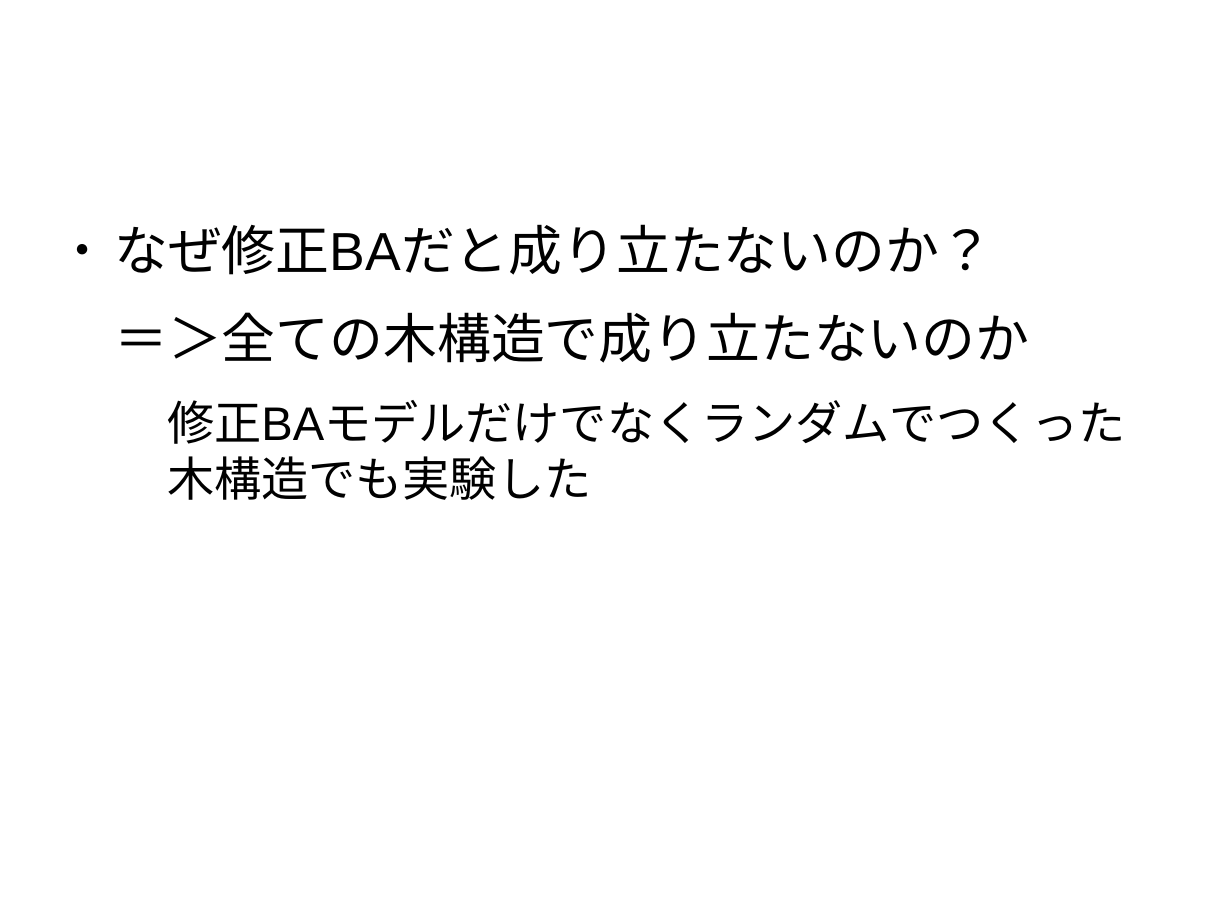
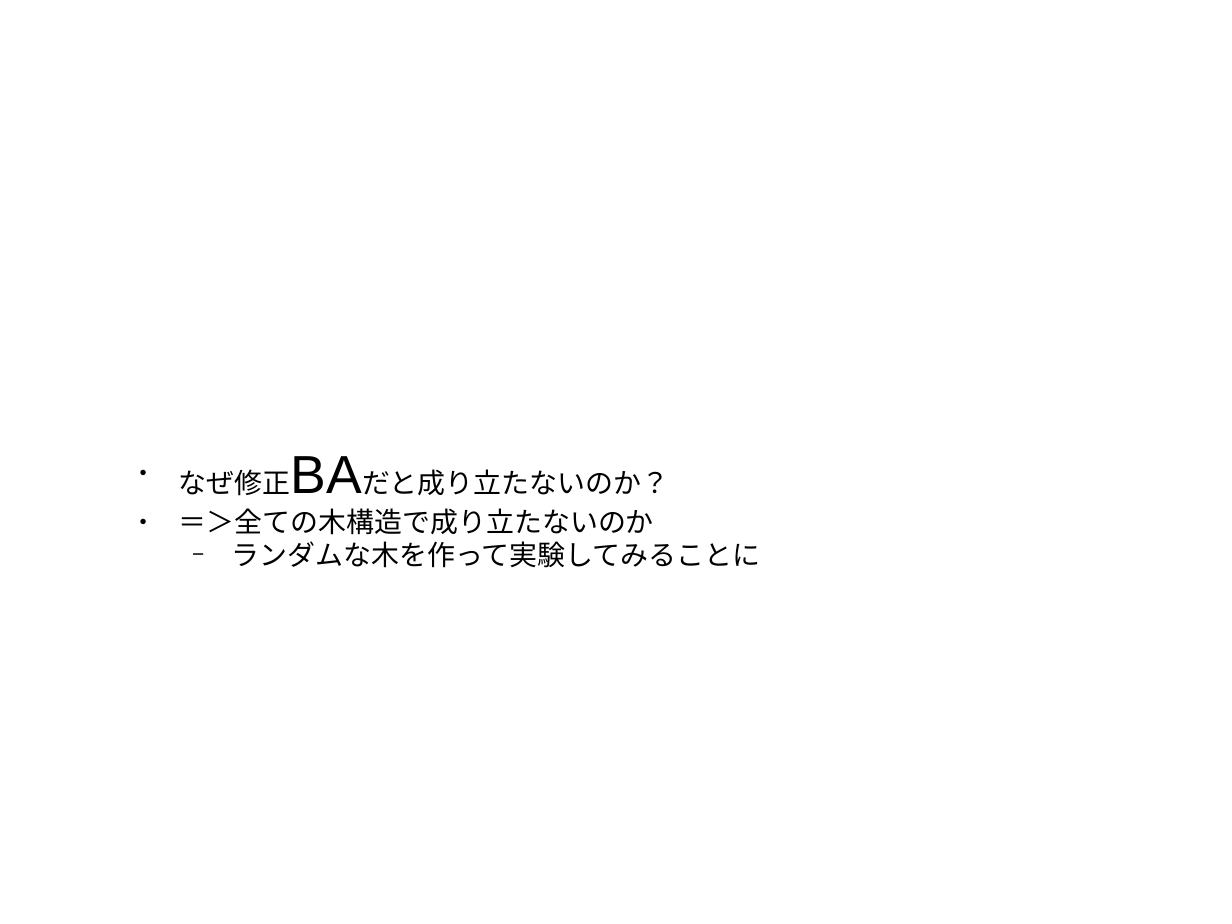
Before and after one commit to awesomest/NetWork_g-2015, a slide deck: slide 43 of 中間発表.odp (slide 39 before the commit). Drawn at 1232x924 pixels with LibreOffice and Linux fonts; fonts in the diff are those of the drawing; background and template pictures are left out. Boxes give left, top, right and bottom in pixels: in the first picture for what was removed or moved away, otherwise in the second. Text is boxed around its words. In the diff, an @@ line names an element or a change of style, - is before the commit and + after.

```diff
--- a/中間発表.odp
+++ b/中間発表.odp
@@ text "なぜ修正BAだと成り立たないのか？": place and size @@
-text "なぜ修正BAだと成り立たないのか？" at <box>114,225,1125,444</box>
+text "なぜ修正BAだと成り立たないのか？" at <box>179,469,761,568</box>
@@ text at <box>179,469,654,535</box>: size 34.7 to 18 pt in "なぜ修正BAだと成り立たないのか？", "＝＞全ての木構造で成り立たないのか"; less space between paragraphs; bullet none to ● @@
@@ text at <box>232,541,761,568</box>: text changed; size 30.4 to 18 pt @@
-  修正BAモデルだけでなくランダムでつくった木構造でも実験した
+  − ランダムな木を作って実験してみることに
```
Also in this commit, not shown: 36 other slides changed, 6 slides added, 2 slides removed.
